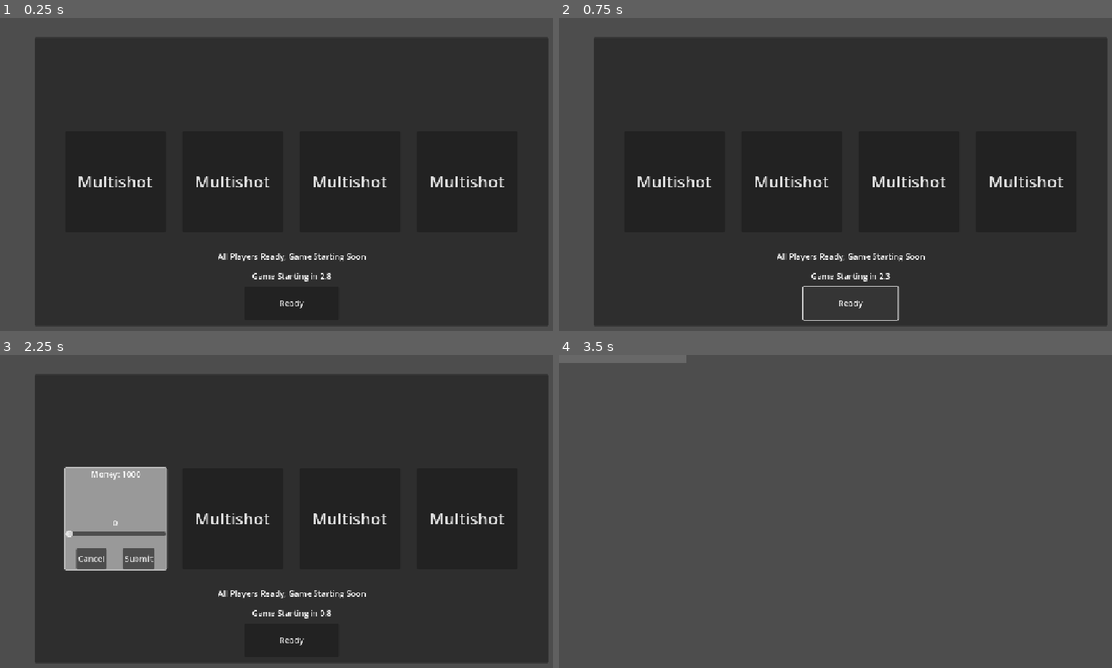
Above: before the commit, frames 1-4 (two rows, left to right).
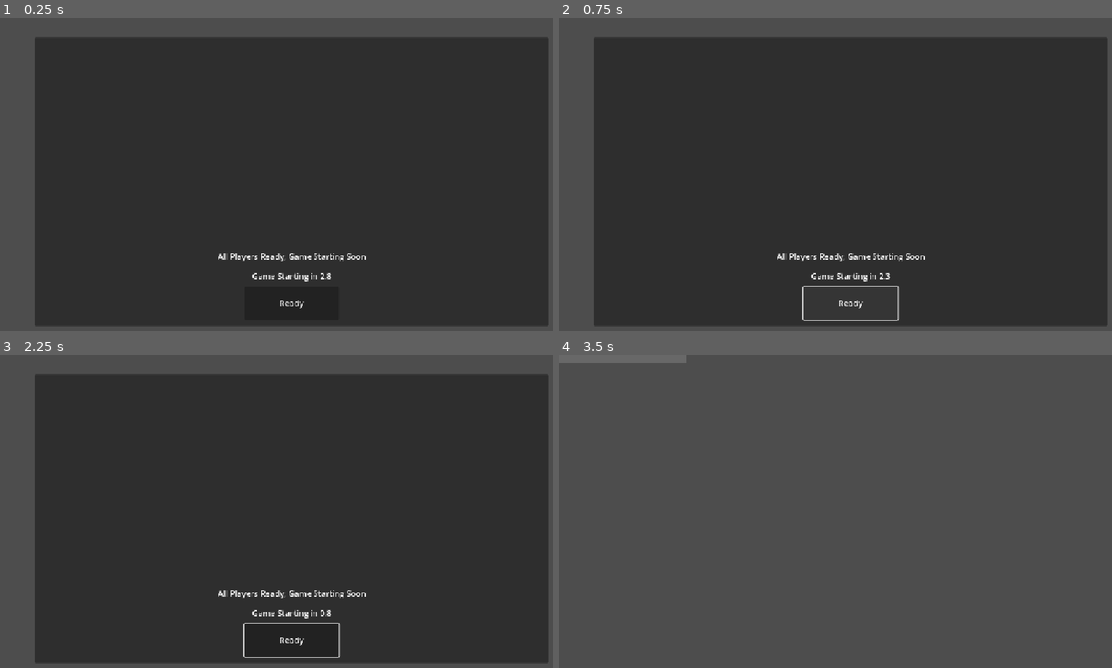
Above: after the commit, the same moments.

Repository: FoxSupp/bidding-brawl
Game: Godot game, scene res://scenes/bidding_menu.tscn
Two runs of this game, one before a commit and one after it. Both use one fixed random seed, a clock stepped at 60 frames per second and the inputs below. This scene is started directly instead of the project's main scene.
Inputs (mouse positions are in pixels of both pictures, inside the frame that each line leads up to):
- Up to frame 1 (0.25 s): no input
- Up to frame 2 (0.75 s): click "Ready" at 0.5 s
- Up to frame 3 (2.25 s): click "Ready" at 1.25 s; click (116, 517) at 2 s, where only the run before the commit has a clickable "Multishot"
- Up to frame 4 (3.5 s): click (697, 558) at 2.75 s, where only the run before the commit has a clickable "Submit"

The runs differ from the first frame. In frame 1, 0.8% of the frame differs, in the area x 14-92%, y 50-55%; in frame 2, 0.8%; in frame 3, 7.0%, in the area x 11-92%, y 35-97%; in frame 4, nothing differs.
Error before the commit: Invalid access to property or key '1' on a base object of type 'Dictionary'. (res://scripts/upgrade_slot.gd:14)

Commit message:
Update bidding menu and player scripts for enhanced functionality
- Added a new upgrade effect resource to the bidding menu scene.
- Refactored the bidding menu script to improve upgrade management and UI initialization.
- Updated player input handling to ensure proper processing based on ownership.
- Enhanced upgrade slot script for safer money retrieval and upgrade display logic.
- Modified SessionManager RPC call to allow any peer to add money, improving flexibility in multiplayer interactions.

Diff:
--- a/scenes/bidding_menu.tscn
+++ b/scenes/bidding_menu.tscn
@@ -1,8 +1,9 @@
-[gd_scene load_steps=4 format=3 uid="uid://bnwcqcma1nw5y"]
+[gd_scene load_steps=5 format=3 uid="uid://bnwcqcma1nw5y"]
 
 [ext_resource type="Script" uid="uid://cbxialigjx3mi" path="res://scripts/bidding_menu.gd" id="1_6fnxy"]
 [ext_resource type="Resource" uid="uid://0jdpwk0ckbg0" path="res://scripts/upgrades/effects/multi_shot_effect.tres" id="2_2l2ip"]
 [ext_resource type="PackedScene" uid="uid://chvxopcas8yjd" path="res://scenes/player_stat_block.tscn" id="2_2qcm0"]
+[ext_resource type="Resource" uid="uid://cdd4d4sor26np" path="res://scripts/upgrades/effects/test.tres" id="3_2l2ip"]
 
 [node name="BiddingMenu" type="Control"]
 layout_mode = 3
@@ -12,7 +13,7 @@
 grow_horizontal = 2
 grow_vertical = 2
 script = ExtResource("1_6fnxy")
-all_upgrades = Array[Resource]([ExtResource("2_2l2ip")])
+all_upgrades = Array[Resource]([ExtResource("2_2l2ip"), ExtResource("3_2l2ip")])
 
 [node name="Background" type="Panel" parent="."]
 layout_mode = 1
--- a/scripts/SessionManager.gd
+++ b/scripts/SessionManager.gd
@@ -26,7 +26,7 @@
 		player_stats[peer_id]["weapon_effects"].append(effect)
 	rpc("_sync_players", player_stats)
 
-@rpc("authority", "call_local")
+@rpc("any_peer", "call_local")
 func addMoney(peer_id: int, amount: int) -> void:
 	if not multiplayer.is_server(): return
 
--- a/scripts/bidding_menu.gd
+++ b/scripts/bidding_menu.gd
@@ -13,7 +13,7 @@
 @onready var label_timer_countdown: Label = $Background/LabelTimerCountdown
 @onready var upgrades: HBoxContainer = $Background/Upgrades
 
-@export var all_upgrades: Array[Resource] = []
+@export var all_upgrades: Array[Resource]
 
 
 func _ready() -> void:
@@ -21,7 +21,6 @@
 	button_ready.pressed.connect(func(): rpc("ready_player"))
 	if multiplayer.is_server():
 		rpc("update_player_stats_from_server", SessionManager.player_stats)
-		rpc("update_upgrades_from_server", all_upgrades)
 
 func _process(_delta: float) -> void:
 	if not multiplayer.is_server(): return
@@ -62,22 +61,13 @@
 			block.get_node("Panel/LabelMoney").text = "Money: " + str(data["money"])
 			block.get_node("Panel/LabelWins").text = "Wins: " + str(data["wins"])
 
-@rpc("authority", "call_local")
-func update_upgrades_from_server(upgrades_server):
-	for child in upgrades.get_children(): child.queue_free()
-	for i in range(4):
-		var upgrade = upgrades_server[randi() % upgrades_server.size()]
-		var slot = UPGRADE_SLOT.instantiate()
-		slot.upgrade = upgrade
-		upgrades.add_child(slot)
-
 func _update_stats():
 	for child in player_stats.get_children(): child.queue_free()
 	for peer_id in SessionManager.player_stats:
 		var data = SessionManager.player_stats[peer_id]
 		if typeof(data) == TYPE_DICTIONARY:
 			var block = PLAYER_STAT_BLOCK.instantiate()
-			player_stats.add_child(block)
+			player_stats.add_child(block, true)
 			block.get_node("Panel/LabelUsername").text = str(data["username"])
 			block.get_node("Panel/LabelMoney").text = "Money: " + str(data["money"])
 			block.get_node("Panel/LabelWins").text = "Wins: " + str(data["wins"])
--- a/scripts/player.gd
+++ b/scripts/player.gd
@@ -59,20 +59,13 @@
 	velocity.x = input_synch.move_input * SPEED if input_synch.move_input else move_toward(velocity.x, 0, SPEED)
 	move_and_slide()
 
-func _load_persistent_weapon_effects() -> void:
-	var persistent_effects = SessionManager.getWeaponEffects(name.to_int())
-	_weapon_effects = persistent_effects.duplicate(true)
-
-
-
-
 func _handle_aiming() -> void:
 	muzzle_rotation.rotation = (input_synch.mouse_pos - position).angle()
 
 func _handle_shooting() -> void:
 	if not input_synch.fire_input:
 		return
-
+	input_synch.fire_input = false
 	var muzzle: Marker2D = muzzle_rotation.get_node("Muzzle")
 	var dir := muzzle.global_position.direction_to(input_synch.mouse_pos).normalized()
 	var ctx := {
@@ -121,6 +114,8 @@
 		if "lifetime" in projectile: projectile.lifetime = ctx.lifetime
 		projectiles_root.add_child(projectile, true)
 
+	await input_synch.get_tree().process_frame
+
 func _handle_death() -> void:
 	dead = true
 	visible = false
@@ -130,6 +125,10 @@
 		input_synch.set_multiplayer_authority(1)
 
 	died.emit(name.to_int())
+
+func _load_persistent_weapon_effects() -> void:
+	var persistent_effects = SessionManager.getWeaponEffects(name.to_int())
+	_weapon_effects = persistent_effects.duplicate(true)
 
 func take_damage(damage: int, shooter_id: int) -> void:
 	if not is_multiplayer_authority():
--- a/scripts/player_input.gd
+++ b/scripts/player_input.gd
@@ -7,7 +7,7 @@
 
 func _ready() -> void:
 	var is_owner: bool = get_multiplayer_authority() == multiplayer.get_unique_id()
-	set_process(false)
+	set_process(is_owner)
 	set_physics_process(is_owner)
 
 func _physics_process(_delta: float) -> void:
--- a/scripts/upgrade_slot.gd
+++ b/scripts/upgrade_slot.gd
@@ -1,7 +1,7 @@
 extends Control
 
-var player_money
-var upgrade
+var player_money: int = 0
+var upgrade: WeaponEffect = null
 
 @onready var background: Panel = $Background
 @onready var label_money: Label = $Background/LabelMoney
@@ -9,35 +9,52 @@
 @onready var label_bid_amount: Label = $Background/SliderBid/LabelBidAmount
 @onready var button_upgrade: Button = $ButtonUpgrade
 
+func _ready() -> void:
+	# Safe money retrieval
+	var player_id = multiplayer.get_unique_id()
+	if SessionManager.player_stats.has(player_id) and SessionManager.player_stats[player_id].has("money"):
+		player_money = SessionManager.player_stats[player_id]["money"]
+	else:
+		player_money = 0
+		print("Warning: Could not get player money for ID: ", player_id)
 
-func _ready() -> void:
-	player_money = SessionManager.player_stats[multiplayer.get_unique_id()]["money"]
-	print(player_money)
-	_setup_ui()
+	# Wait for next frame to ensure all @onready vars are initialized
+	call_deferred("_setup_ui")
 
 func _setup_ui() -> void:
 	label_money.text = "Money: " + str(player_money)
-	slider_bid.max_value = player_money
+	slider_bid.max_value = max(1, player_money)  # Ensure minimum value of 1
 	label_bid_amount.text = "Bid: " + str(int(slider_bid.value))
 	slider_bid.value_changed.connect(_on_slider_value_changed)
 
-	if upgrade and upgrade is WeaponEffect:
-		button_upgrade.text = upgrade.upgrade_name
+	# Safe upgrade name retrieval
+	_update_upgrade_display()
+
+func set_upgrade(new_upgrade: WeaponEffect) -> void:
+	upgrade = new_upgrade
+	# Wait for next frame to ensure UI is ready
+	call_deferred("_update_upgrade_display")
+
+func _update_upgrade_display() -> void:
+	if upgrade != null and is_instance_valid(upgrade) and upgrade.has_method("get") and upgrade.get("upgrade_name") != null:
+		button_upgrade.text = str(upgrade.upgrade_name)
 	else:
 		button_upgrade.text = "No Upgrade"
+		print("Warning: Invalid upgrade object")
 
 func _on_slider_value_changed(value: float) -> void:
 	label_bid_amount.text = "Bid: " + str(int(value))
 
 
+
 func _on_button_cancel_pressed() -> void:
 	background.hide()
 
-
 func _on_button_submit_pressed() -> void:
+	var player_id = multiplayer.get_unique_id()
+	if player_money >= int(slider_bid.value):
+		SessionManager.rpc_id(1, "addMoney", player_id, -int(slider_bid.value))
 	background.hide()
-	print(int(slider_bid.value))
-
 
 func _on_button_upgrade_pressed() -> void:
 	background.show()
--- /dev/null
+++ b/scripts/upgrades/effects/test.gd
@@ -0,0 +1,8 @@
+extends WeaponEffect
+class_name Test
+
+func _init():
+	upgrade_name = "Test Upgrade"
+
+func on_fire(ctx: Dictionary) -> Dictionary:
+	return ctx
--- /dev/null
+++ b/scripts/upgrades/effects/test.tres
@@ -0,0 +1,8 @@
+[gd_resource type="Resource" script_class="Test" load_steps=2 format=3 uid="uid://cdd4d4sor26np"]
+
+[ext_resource type="Script" uid="uid://bgvlnwxbxkjck" path="res://scripts/upgrades/effects/test.gd" id="1_pxrpq"]
+
+[resource]
+script = ExtResource("1_pxrpq")
+upgrade_name = "Weapon Effect"
+metadata/_custom_type_script = "uid://bgvlnwxbxkjck"
Not shown, added: scripts/upgrades/effects/test.gd.uid
